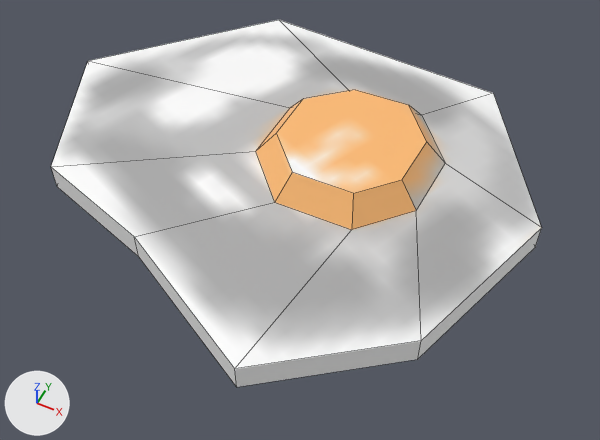
The FBX model react-app/public/models/medamayaki.fbx: old version first, new version second.
Before and after are seen from a camera (50 mm lens) standing at (0.155, -0.303, 0.337) and looking at (0.014, -0.021, -0.015). The lights are fixed; the arrows at lower left show +X, +Y and +Z. Mesh edges are drawn as thin lines.
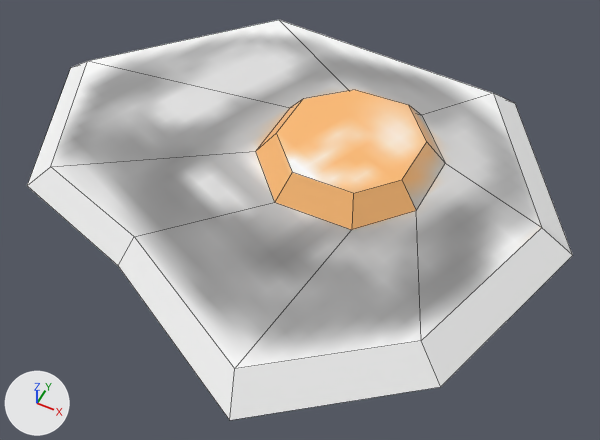
The change, as a list of edits to the scene's bpy script:
```text
Add img_medamayakitex_new_png:
    img_medamayakitex_new_png = load_image('medamayakitex_new.png', '_unpacked/medamayakitex_new.png', 64, 64, 'sRGB')
Add mat_material_001:
    mat_material_001 = principled_material('Material.001')
    mat_material_001.texture = img_medamayakitex_new_png  # with its transparency
Change me_cube:
    where me_cube.from_pydata(...)  # 32 vertices, 26 faces; spans x -0.162..0.139, y -0.133..0.12, z -0.011..0.027
    used by ob_cube; location = (0.0, 0.0, 0.0)
    remove me_cube.materials.append(mat_material)  # picture img_medamayakitex_png
    me_cube part 1
    me_cube.vertices[1].co: (0.139, 0.015, -0.011) -> (0.159, 0.018, -0.011)  # pixel (535, 247) -> pixel (572, 255)
    me_cube.vertices[3].co: (0.036, -0.133, -0.011) -> (0.042, -0.15, -0.011)  # pixel (236, 387) -> pixel (229, 420)
    me_cube.vertices[5].co: (-0.073, 0.12, -0.011) -> (-0.082, 0.138, -0.011)
    me_cube.vertices[7].co: (-0.123, -0.065, -0.011) -> (-0.139, -0.072, -0.011)  # pixel (57, 186) -> pixel (27, 185)
    me_cube.vertices[8].co: (0.082, 0.11, -0.011) -> (0.094, 0.127, -0.011)  # not seen -> pixel (515, 103)
    me_cube.vertices[10].co: (-0.051, -0.087, -0.011) -> (-0.057, -0.098, -0.011)  # pixel (138, 256) -> pixel (118, 265)
    me_cube.vertices[12].co: (-0.162, 0.024, -0.011) -> (-0.184, 0.029, -0.011)  # not seen -> pixel (70, 67)
    me_cube.vertices[15].co: (0.107, -0.081, -0.011) -> (0.123, -0.09, -0.011)  # pixel (417, 359) -> pixel (440, 386)
    add me_cube.materials.append(mat_material_001)  # picture img_medamayakitex_new_png
```

Changed parts and their boxes (x1, y1, x2, y2) in the pictures (600 x 440 px; the box of a moved part takes in the faces that stretch with it):
'Cube', recoloured, reshaped (white to grey, 11% wider, 9% taller): before (51, 20, 542, 387); after (27, 20, 573, 420)
part 1 of me_cube, moved or reshaped: before (51, 167, 541, 387); after (27, 61, 573, 420)
